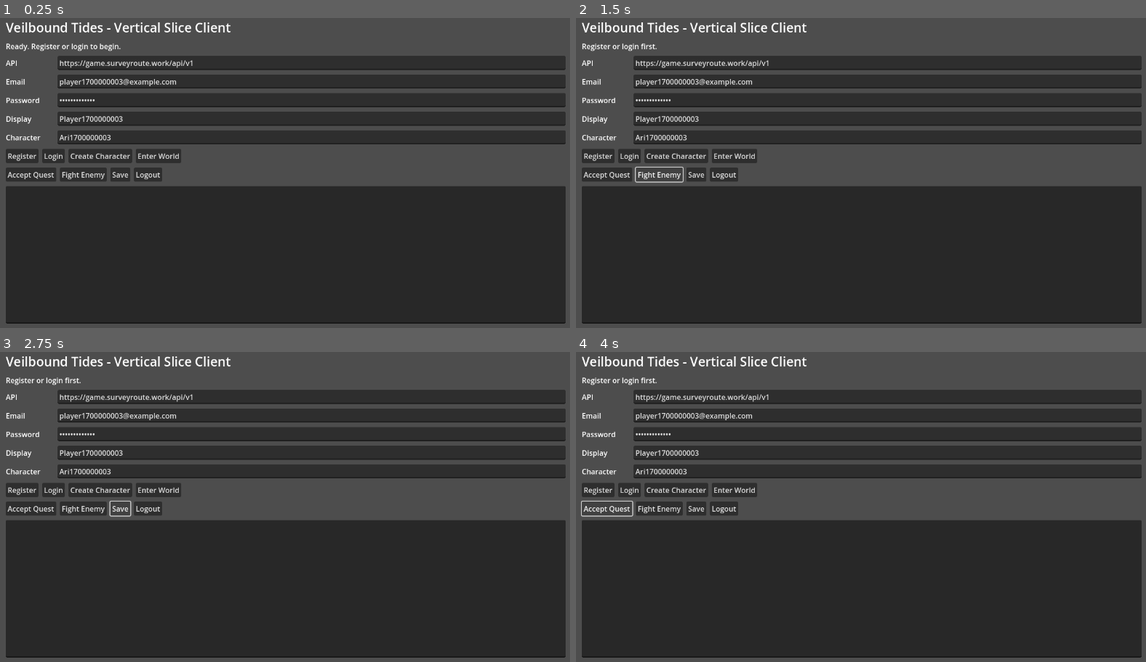
Above: before the commit, frames 1-4 (two rows, left to right).
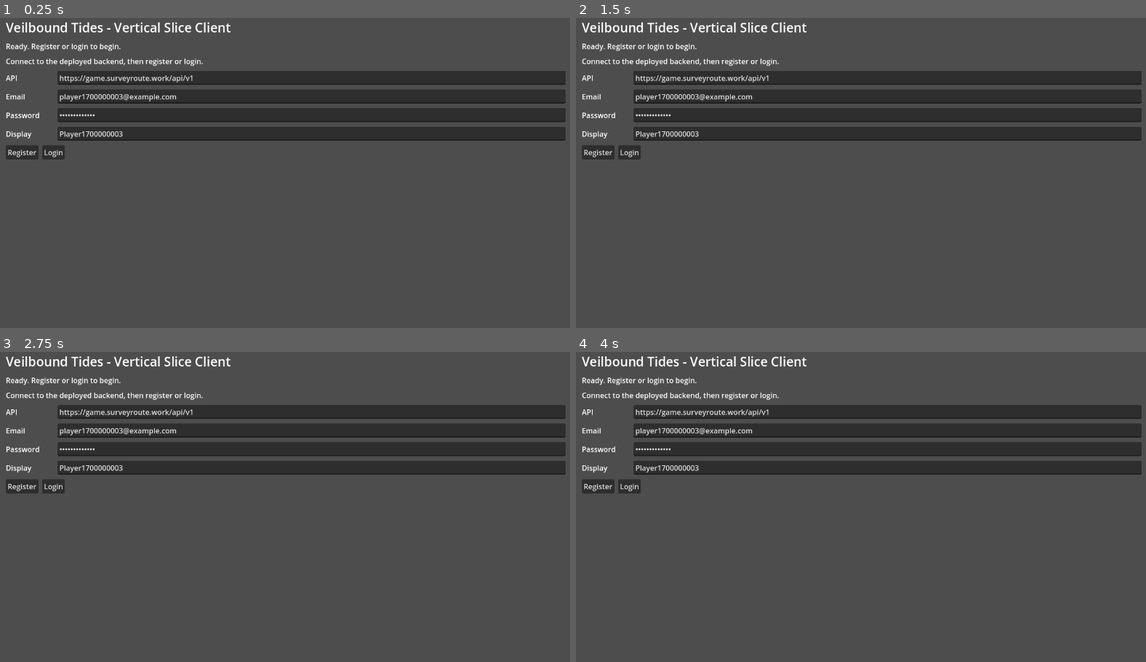
Above: after the commit, the same moments.

Repository: Fineyew/GameTesting
Game: Godot game, scene res://scenes/vertical_slice_client.tscn
Same seed, same stepped clock (60 frames per second), same inputs: the game is played once before the commit and once after it.
Inputs (mouse positions are in pixels of both pictures, inside the frame that each line leads up to):
- Up to frame 1 (0.25 s): no input
- Up to frame 2 (1.5 s): click (678, 157) at 0.5 s, where only the run before the commit has a clickable "Create Character"; click (661, 176) at 1.25 s, where only the run before the commit has a clickable "Fight Enemy"
- Up to frame 3 (2.75 s): click (119, 510) at 2 s, where only the run before the commit has a clickable "Save"
- Up to frame 4 (4 s): click (724, 510) at 2.75 s, where only the run before the commit has a clickable "Logout"; click (604, 510) at 3.5 s, where only the run before the commit has a clickable "Accept Quest"

The runs differ from the first frame. In frame 1, 59% of the frame differs, in the area x 1-100%, y 12-99%; in frame 2, 59%; in frame 3, 59%, in the area x 1-100%, y 8-99%; in frame 4, 59%.

Commit message:
Improve Godot vertical slice world UI
Co-authored-by: Daniel <Fineyew@users.noreply.github.com>

Diff:
--- a/godot_project/scripts/ui/vertical_slice_client.gd
+++ b/godot_project/scripts/ui/vertical_slice_client.gd
@@ -9,13 +9,20 @@
 var character := {}
 var access_token := ""
 
+var root: VBoxContainer
+var auth_screen: VBoxContainer
+var character_screen: VBoxContainer
+var world_screen: HSplitContainer
 var api_url_input: LineEdit
 var email_input: LineEdit
 var password_input: LineEdit
 var display_name_input: LineEdit
 var character_name_input: LineEdit
 var status_label: Label
-var output: TextEdit
+var character_summary: RichTextLabel
+var quest_summary: RichTextLabel
+var inventory_summary: RichTextLabel
+var event_log: RichTextLabel
 
 
 func _ready() -> void:
@@ -25,7 +32,7 @@
 
 
 func _build_ui() -> void:
-    var root := VBoxContainer.new()
+    root = VBoxContainer.new()
     root.set_anchors_preset(Control.PRESET_FULL_RECT)
     root.offset_left = 24
     root.offset_top = 24
@@ -43,41 +50,153 @@
     status_label.autowrap_mode = TextServer.AUTOWRAP_WORD_SMART
     root.add_child(status_label)
 
+    _build_auth_screen()
+    _build_character_screen()
+    _build_world_screen()
+    _show_auth_screen()
+
+
+func _build_auth_screen() -> void:
+    auth_screen = VBoxContainer.new()
+    auth_screen.add_theme_constant_override("separation", 10)
+    root.add_child(auth_screen)
+
+    var description := Label.new()
+    description.text = "Connect to the deployed backend, then register or login."
+    auth_screen.add_child(description)
+
     api_url_input = _line_edit(DEFAULT_API_URL, "API base URL")
-    root.add_child(_labeled_row("API", api_url_input))
+    auth_screen.add_child(_labeled_row("API", api_url_input))
 
     email_input = _line_edit("player%s@example.com" % Time.get_unix_time_from_system(), "Email")
-    root.add_child(_labeled_row("Email", email_input))
+    auth_screen.add_child(_labeled_row("Email", email_input))
 
     password_input = _line_edit("safe-password", "Password")
     password_input.secret = true
-    root.add_child(_labeled_row("Password", password_input))
+    auth_screen.add_child(_labeled_row("Password", password_input))
 
     display_name_input = _line_edit("Player%s" % Time.get_unix_time_from_system(), "Display name")
-    root.add_child(_labeled_row("Display", display_name_input))
-
-    character_name_input = _line_edit("Ari%s" % Time.get_unix_time_from_system(), "Character name")
-    root.add_child(_labeled_row("Character", character_name_input))
-
-    root.add_child(_button_row([
+    auth_screen.add_child(_labeled_row("Display", display_name_input))
+
+    auth_screen.add_child(_button_row([
         ["Register", Callable(self, "_on_register_pressed")],
         ["Login", Callable(self, "_on_login_pressed")],
+    ]))
+
+
+func _build_character_screen() -> void:
+    character_screen = VBoxContainer.new()
+    character_screen.add_theme_constant_override("separation", 10)
+    root.add_child(character_screen)
+
+    var description := Label.new()
+    description.text = "Create the first playable character for this account."
+    character_screen.add_child(description)
+
+    character_name_input = _line_edit("Ari%s" % Time.get_unix_time_from_system(), "Character name")
+    character_screen.add_child(_labeled_row("Character", character_name_input))
+
+    character_screen.add_child(_button_row([
         ["Create Character", Callable(self, "_on_create_character_pressed")],
-        ["Enter World", Callable(self, "_on_enter_world_pressed")],
+        ["Logout", Callable(self, "_on_logout_pressed")],
     ]))
 
-    root.add_child(_button_row([
+
+func _build_world_screen() -> void:
+    world_screen = HSplitContainer.new()
+    world_screen.size_flags_vertical = Control.SIZE_EXPAND_FILL
+    root.add_child(world_screen)
+
+    var viewport_container := SubViewportContainer.new()
+    viewport_container.stretch = true
+    viewport_container.size_flags_horizontal = Control.SIZE_EXPAND_FILL
+    viewport_container.size_flags_vertical = Control.SIZE_EXPAND_FILL
+    world_screen.add_child(viewport_container)
+
+    var viewport := SubViewport.new()
+    viewport.render_target_update_mode = SubViewport.UPDATE_ALWAYS
+    viewport_container.add_child(viewport)
+    _build_placeholder_world(viewport)
+
+    var hud := VBoxContainer.new()
+    hud.custom_minimum_size = Vector2(420, 0)
+    hud.add_theme_constant_override("separation", 10)
+    world_screen.add_child(hud)
+
+    var hud_title := Label.new()
+    hud_title.text = "Dawnreef Field HUD"
+    hud_title.add_theme_font_size_override("font_size", 22)
+    hud.add_child(hud_title)
+
+    character_summary = _rich_panel()
+    quest_summary = _rich_panel()
+    inventory_summary = _rich_panel()
+    event_log = _rich_panel()
+    event_log.size_flags_vertical = Control.SIZE_EXPAND_FILL
+
+    hud.add_child(character_summary)
+    hud.add_child(quest_summary)
+    hud.add_child(inventory_summary)
+
+    hud.add_child(_button_row([
+        ["Refresh World", Callable(self, "_on_enter_world_pressed")],
         ["Accept Quest", Callable(self, "_on_accept_quest_pressed")],
         ["Fight Enemy", Callable(self, "_on_fight_enemy_pressed")],
         ["Save", Callable(self, "_on_save_pressed")],
         ["Logout", Callable(self, "_on_logout_pressed")],
     ]))
 
-    output = TextEdit.new()
-    output.editable = false
-    output.wrap_mode = TextEdit.LINE_WRAPPING_BOUNDARY
-    output.size_flags_vertical = Control.SIZE_EXPAND_FILL
-    root.add_child(output)
+    hud.add_child(event_log)
+
+
+func _build_placeholder_world(viewport: SubViewport) -> void:
+    var world := Node3D.new()
+    viewport.add_child(world)
+
+    var light := DirectionalLight3D.new()
+    light.rotation_degrees = Vector3(-55, 35, 0)
+    light.light_energy = 2.0
+    world.add_child(light)
+
+    var camera := Camera3D.new()
+    camera.position = Vector3(0, 7, 9)
+    camera.rotation_degrees = Vector3(-38, 0, 0)
+    camera.current = true
+    world.add_child(camera)
+
+    var ground := MeshInstance3D.new()
+    var plane := PlaneMesh.new()
+    plane.size = Vector2(12, 12)
+    ground.mesh = plane
+    ground.material_override = _material(Color(0.24, 0.45, 0.34))
+    world.add_child(ground)
+
+    _add_marker(world, "Player", Vector3(0, 0.7, 0), Color(0.3, 0.65, 1.0), CapsuleMesh.new())
+    _add_marker(world, "Mara NPC", Vector3(-3, 0.5, -1.6), Color(1.0, 0.78, 0.25), SphereMesh.new())
+    _add_marker(world, "Fog-Thorn Enemy", Vector3(3, 0.5, -1.8), Color(0.8, 0.25, 0.25), BoxMesh.new())
+
+
+func _add_marker(world: Node3D, label_text: String, position: Vector3, color: Color, mesh: Mesh) -> void:
+    var marker := MeshInstance3D.new()
+    marker.name = label_text
+    marker.position = position
+    marker.mesh = mesh
+    marker.material_override = _material(color)
+    world.add_child(marker)
+
+    var label := Label3D.new()
+    label.text = label_text
+    label.position = position + Vector3(0, 1.1, 0)
+    label.billboard = BaseMaterial3D.BILLBOARD_ENABLED
+    label.modulate = Color.WHITE
+    world.add_child(label)
+
+
+func _material(color: Color) -> StandardMaterial3D:
+    var material := StandardMaterial3D.new()
+    material.albedo_color = color
+    material.roughness = 0.75
+    return material
 
 
 func _line_edit(text: String, placeholder: String) -> LineEdit:
@@ -109,6 +228,15 @@
     return row
 
 
+func _rich_panel() -> RichTextLabel:
+    var panel := RichTextLabel.new()
+    panel.bbcode_enabled = true
+    panel.fit_content = true
+    panel.scroll_active = true
+    panel.custom_minimum_size = Vector2(0, 90)
+    return panel
+
+
 func _on_register_pressed() -> void:
     _configure_api("")
     _set_status("Registering account...")
@@ -140,7 +268,8 @@
     if response.is_empty():
         return
     character = response
-    _show_state("Character created.", character)
+    _show_world_screen()
+    _show_character_state("Character created.")
 
 
 func _on_enter_world_pressed() -> void:
@@ -151,7 +280,8 @@
     if response.is_empty():
         return
     character = response
-    _show_state("Entered world.", character)
+    _show_world_screen()
+    _show_character_state("Entered world.")
 
 
 func _on_accept_quest_pressed() -> void:
@@ -165,7 +295,7 @@
     if response.is_empty():
         return
     character = response
-    _show_state("Quest accepted.", character)
+    _show_character_state("Quest accepted.")
 
 
 func _on_fight_enemy_pressed() -> void:
@@ -183,7 +313,8 @@
         return
     if response.has("character"):
         character = response["character"]
-    _show_state("Fight complete.", response)
+    _show_character_state("Fight complete.")
+    _set_event_log(_fight_summary(response))
 
 
 func _on_save_pressed() -> void:
@@ -194,7 +325,7 @@
     if response.is_empty():
         return
     character = response
-    _show_state("Progress saved.", character)
+    _show_character_state("Progress saved.")
 
 
 func _on_logout_pressed() -> void:
@@ -203,8 +334,11 @@
     _set_status("Logging out...")
     var response := await ApiClient.post_json("/auth/logout", {})
     access_token = ""
+    account = {}
+    character = {}
     ApiClient.set_session(api_url_input.text, "")
-    _show_state("Logged out.", response)
+    _show_auth_screen()
+    _set_event_log(JSON.stringify(response, "\t"))
 
 
 func _handle_auth_response(response: Dictionary, message: String) -> void:
@@ -213,7 +347,21 @@
     account = response.get("account", {})
     access_token = response.get("access_token", "")
     _configure_api(access_token)
-    _show_state(message, response)
+    _set_event_log(JSON.stringify(response, "\t"))
+    await _load_existing_character_or_show_create(message)
+
+
+func _load_existing_character_or_show_create(message: String) -> void:
+    _set_status("%s Checking for characters..." % message)
+    var response := await ApiClient.get_json("/characters")
+    if response.has("data") and response["data"] is Array:
+        var characters: Array = response["data"]
+        if not characters.is_empty():
+            character = characters[0]
+            await _on_enter_world_pressed()
+            return
+    _show_character_screen()
+    _set_status("%s Create a character to enter Dawnreef." % message)
 
 
 func _configure_api(token: String) -> void:
@@ -236,9 +384,108 @@
     return true
 
 
-func _show_state(message: String, data: Dictionary) -> void:
+func _show_auth_screen() -> void:
+    auth_screen.visible = true
+    character_screen.visible = false
+    world_screen.visible = false
+
+
+func _show_character_screen() -> void:
+    auth_screen.visible = false
+    character_screen.visible = true
+    world_screen.visible = false
+
+
+func _show_world_screen() -> void:
+    auth_screen.visible = false
+    character_screen.visible = false
+    world_screen.visible = true
+
+
+func _show_character_state(message: String) -> void:
     _set_status(message)
-    output.text = JSON.stringify(data, "\t")
+    _refresh_hud()
+    _set_event_log(_character_snapshot())
+
+
+func _refresh_hud() -> void:
+    character_summary.text = _character_summary()
+    quest_summary.text = _quest_summary()
+    inventory_summary.text = _inventory_summary()
+
+
+func _character_summary() -> String:
+    return "[b]Character[/b]\nName: %s\nLevel: %s\nXP: %s\nZone: %s\nVigor: %s\nSpells: %s" % [
+        character.get("name", "-"),
+        character.get("level", "-"),
+        character.get("experience", "-"),
+        character.get("current_zone_key", "-"),
+        character.get("vigor", "-"),
+        _join_values(character.get("known_spells", []) as Array),
+    ]
+
+
+func _quest_summary() -> String:
+    var quests: Dictionary = character.get("quest_state", {}) as Dictionary
+    if not quests.has(STARTER_QUEST_KEY):
+        return "[b]Quest[/b]\nFirst Light at the Lantern Well: not accepted"
+    var quest: Dictionary = quests[STARTER_QUEST_KEY] as Dictionary
+    var objectives: Dictionary = quest.get("objectives", {}) as Dictionary
+    return "[b]Quest[/b]\nFirst Light at the Lantern Well: %s\nDefeat Fog-Thorn Lurker: %s/1" % [
+        quest.get("state", "unknown"),
+        objectives.get("defeat_fog_thorn_lurker", 0),
+    ]
+
+
+func _inventory_summary() -> String:
+    return "[b]Inventory[/b]\nItems: %s\nWallet: %s\nDefeated: %s" % [
+        _format_dict(character.get("inventory", {}) as Dictionary),
+        _format_dict(character.get("wallet", {}) as Dictionary),
+        _format_dict(character.get("defeated_enemies", {}) as Dictionary),
+    ]
+
+
+func _character_snapshot() -> String:
+    return "Name: %s\nLevel: %s\nXP: %s\nQuest: %s\nInventory: %s\nWallet: %s" % [
+        character.get("name", "-"),
+        character.get("level", "-"),
+        character.get("experience", "-"),
+        character.get("quest_state", {}),
+        character.get("inventory", {}),
+        character.get("wallet", {}),
+    ]
+
+
+func _fight_summary(response: Dictionary) -> String:
+    return "Victory: %s\nXP gained: %s\nLevel gained: %s\nQuest completed: %s\nRewards: %s" % [
+        response.get("victory", false),
+        response.get("experience_gained", 0),
+        response.get("level_gained", false),
+        response.get("quest_completed", "-"),
+        response.get("rewards", {}),
+    ]
+
+
+func _format_dict(value: Dictionary) -> String:
+    if value.is_empty():
+        return "-"
+    var parts: Array[String] = []
+    for key in value.keys():
+        parts.append("%s x%s" % [key, value[key]])
+    return _join_values(parts)
+
+
+func _join_values(values: Array) -> String:
+    if values.is_empty():
+        return "-"
+    var text_values: Array[String] = []
+    for value in values:
+        text_values.append(str(value))
+    return ", ".join(text_values)
+
+
+func _set_event_log(message: String) -> void:
+    event_log.text = "[b]Latest Event[/b]\n%s" % message
 
 
 func _set_status(message: String) -> void:
@@ -247,4 +494,4 @@
 
 func _on_request_failed(endpoint: String, status_code: int, message: String) -> void:
     _set_status("Request failed: %s (%s)" % [endpoint, status_code])
-    output.text = message
+    _set_event_log(message)
Not shown, changed: README.md
